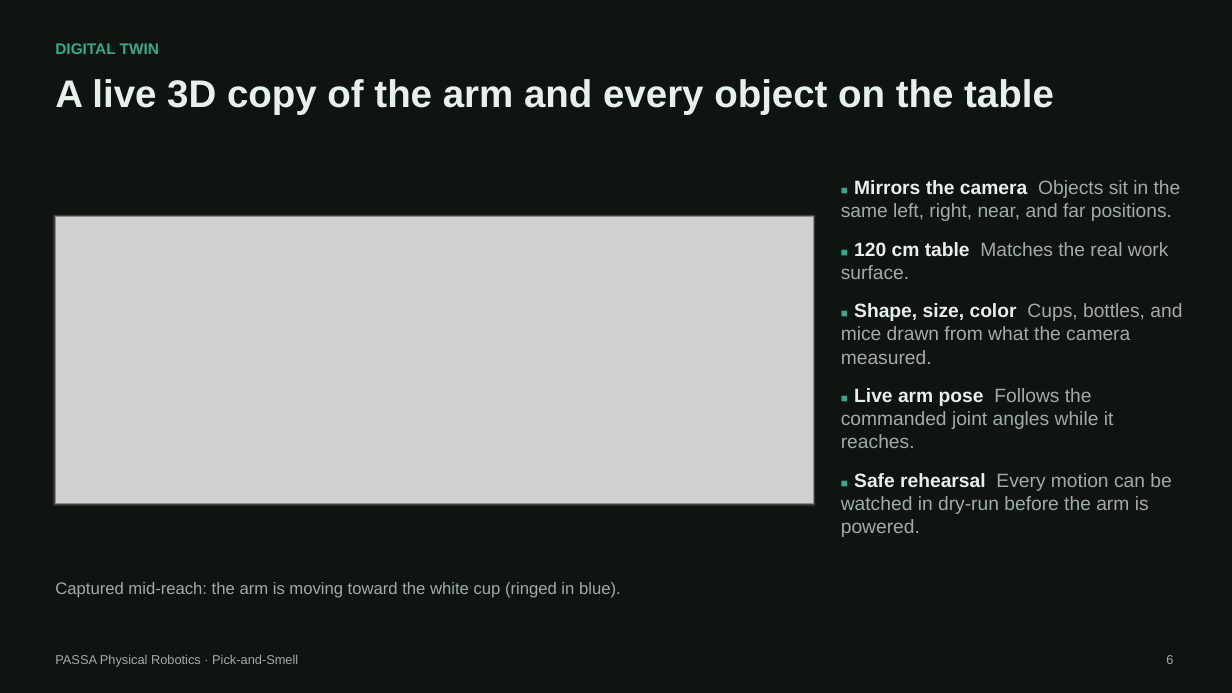
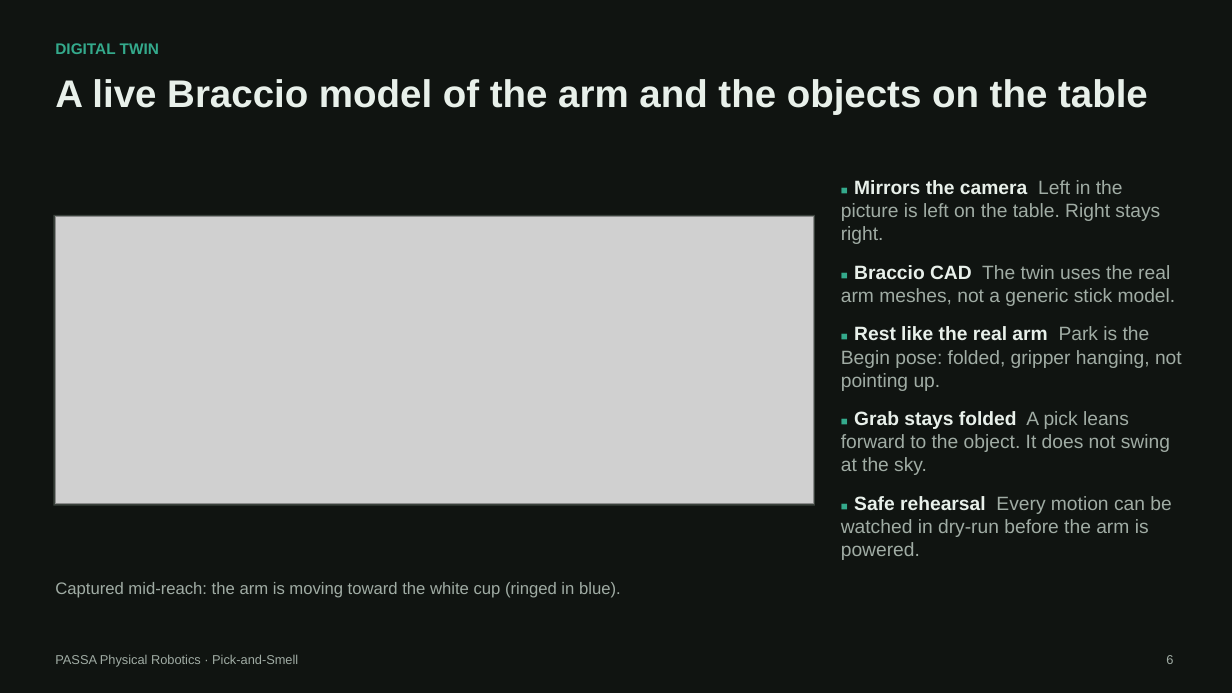
Before and after one commit to adenhelex/PASSA-Pick-and-Smell, a slide deck: slide 6 of presentation/PASSA-Pick-and-Smell-Executive-Briefing.pptx. Drawn at 1232x693 pixels with LibreOffice and Linux fonts; fonts in the diff are those of the drawing; grey boxes stand for pictures. Boxes give left, top, right and bottom in pixels: in the first picture for what was removed or moved away, otherwise in the second. Text is boxed around its words. In the diff, an @@ line names an element or a change of style, - is before the commit and + after.

```diff
--- a/presentation/PASSA-Pick-and-Smell-Executive-Briefing.pptx
+++ b/presentation/PASSA-Pick-and-Smell-Executive-Briefing.pptx
@@ text at bbox=[55, 79, 1148, 115]: text changed @@
-A live 3D copy of the arm and every object on the table
+A live Braccio model of the arm and the objects on the table
@@ text at bbox=[841, 180, 1182, 475]: text changed @@
-■ Mirrors the camera Objects sit in the same left, right, near, and far positions.
-■ 120 cm table Matches the real work surface.
-■ Shape, size, color Cups, bottles, and mice drawn from what the camera measured.
-■ Live arm pose Follows the commanded joint angles while it reaches.
+■ Mirrors the camera Left in the picture is left on the table. Right stays right.
+■ Braccio CAD The twin uses the real arm meshes, not a generic stick model.
+■ Rest like the real arm Park is the Begin pose: folded, gripper hanging, not pointing up.
+■ Grab stays folded A pick leans forward to the object. It does not swing at the sky.
```
Also in this commit, not shown: 6 other slides changed, 13 other files.
